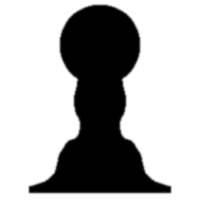
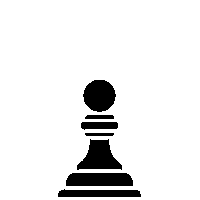
Comparing the layer stacks of the two 200×200 images. Changes:
renamed "foreground" to "Pasted Layer #1", painted on it over (27, 3, 173, 197)
